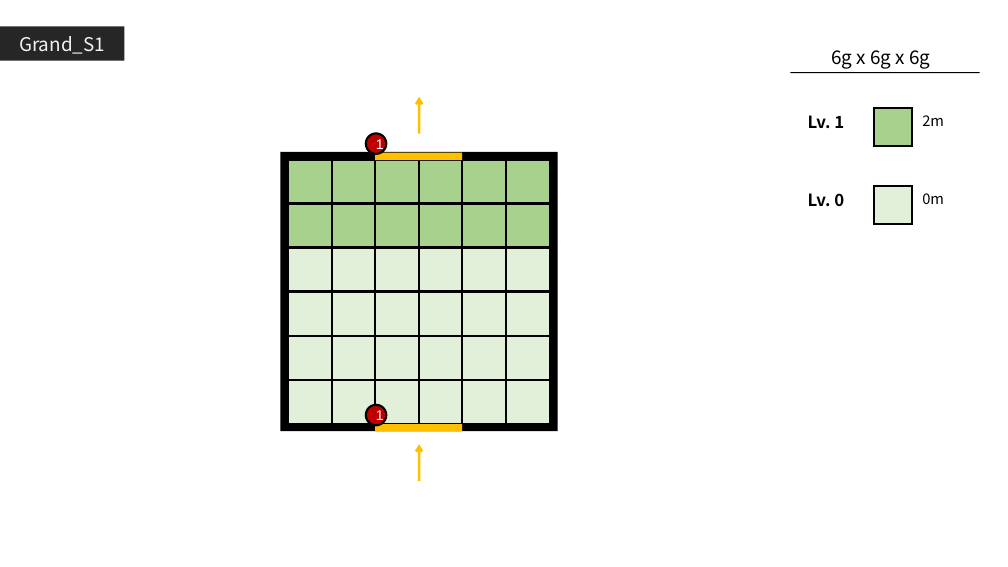
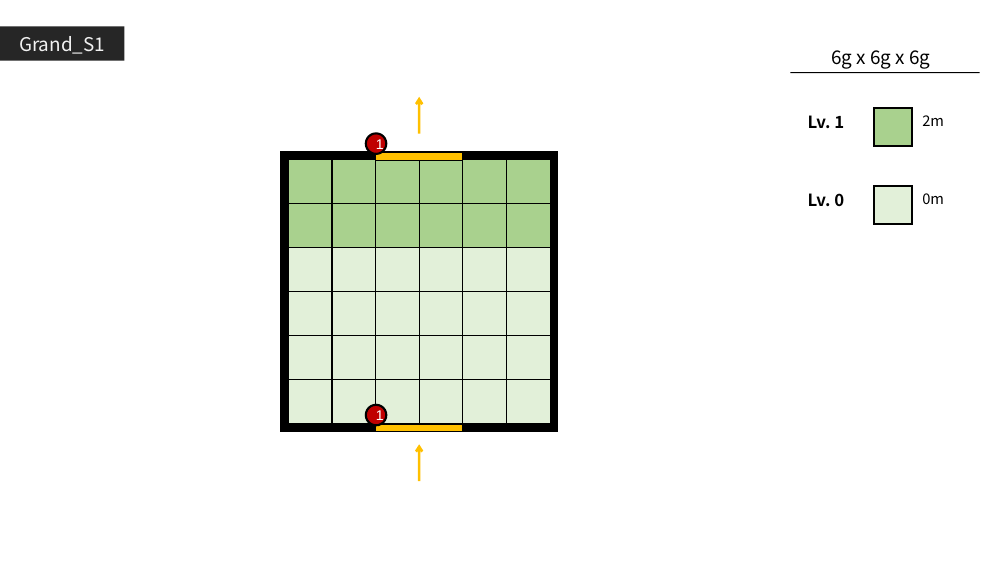
Before and after one commit to GGMGangsterHamster/GangsterHamster, a slide deck: slide 4 of Documents/Grand_Stage.pptx. Drawn at 1008x567 pixels with LibreOffice and Linux fonts; fonts in the diff are those of the drawing. Boxes give left, top, right and bottom in pixels: in the first picture for what was removed or moved away, otherwise in the second. Text is boxed around its words. In the diff, an @@ line names an element or a change of style, - is before the commit and + after.

```diff
--- a/Documents/Grand_Stage.pptx
+++ b/Documents/Grand_Stage.pptx
@@ rectangle at box(375, 160, 419, 203): outline #000000 2 pt to #000000 1 pt @@
@@ rectangle at box(419, 160, 463, 203): outline #000000 2 pt to #000000 1 pt @@
@@ outline none to #000000 1 pt in 3 elements at box(281, 152, 558, 431), box(375, 153, 462, 160), box(375, 424, 462, 432) @@
```
Also in this commit, not shown: 2 other slides changed, 1 other file.
